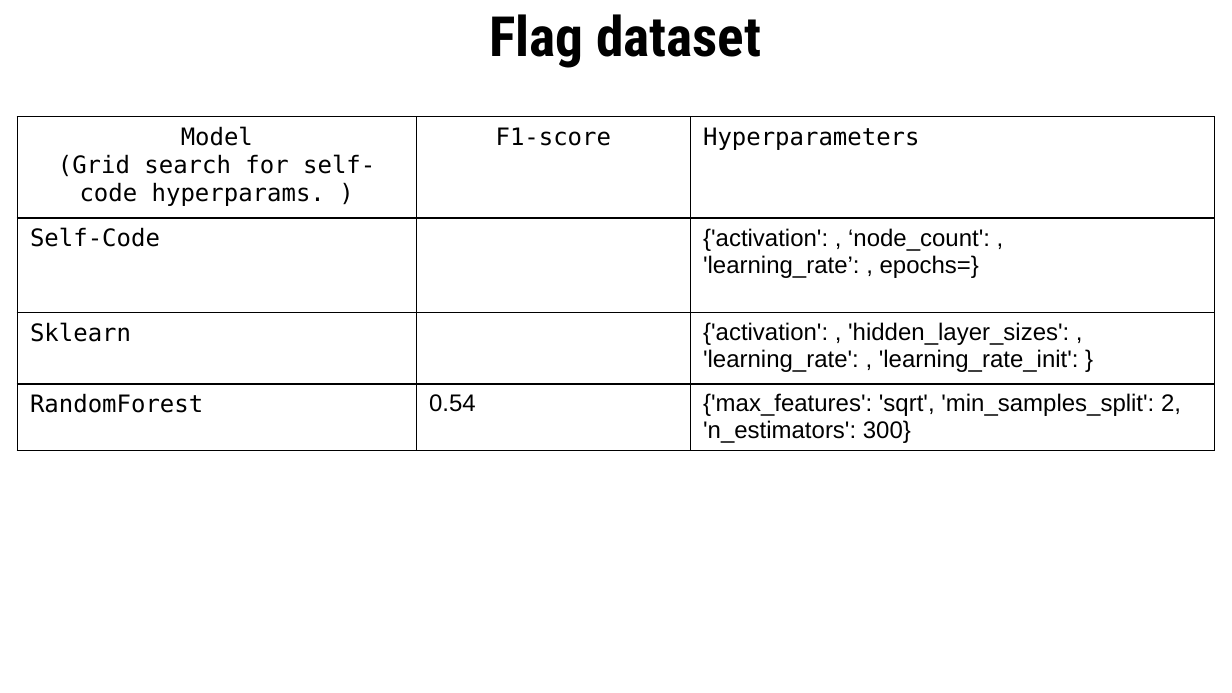
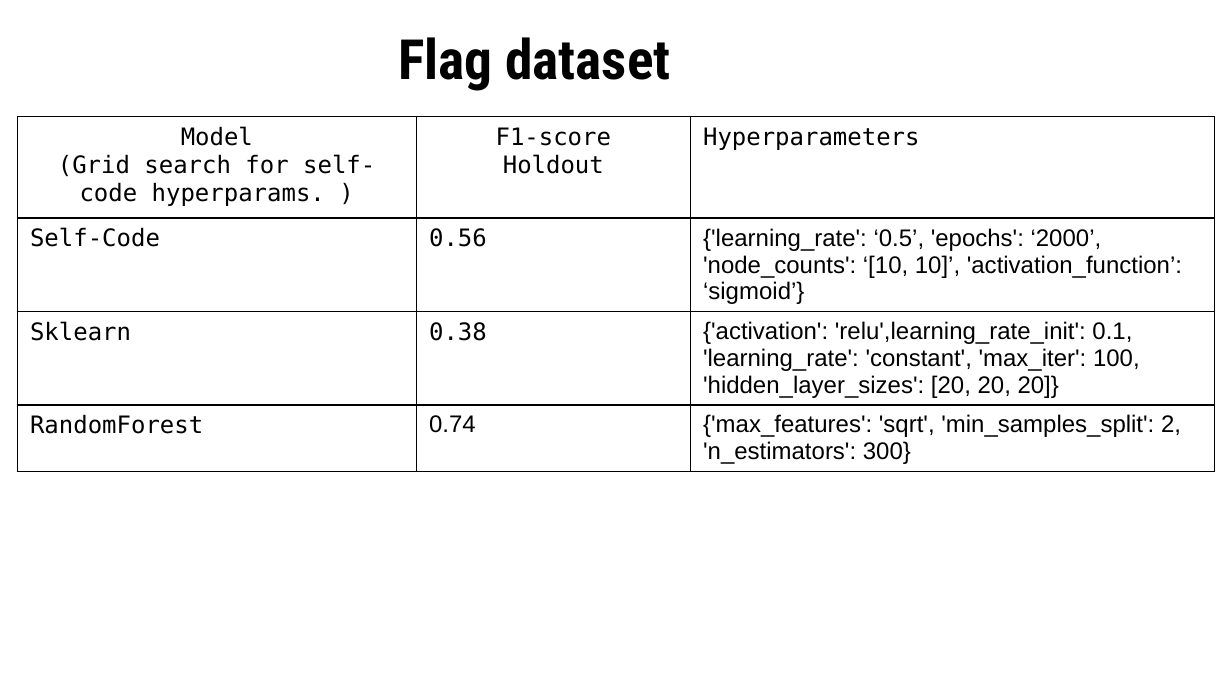
Before and after one commit to vschweitzer/ML_SS_23, a slide deck: slide 10 of src/NN_presentation.pptx. Drawn at 1232x693 pixels with LibreOffice and Linux fonts; fonts in the diff are those of the drawing. Boxes give left, top, right and bottom in pixels: in the first picture for what was removed or moved away, otherwise in the second. Text is boxed around its words. In the diff, an @@ line names an element or a change of style, - is before the commit and + after.

```diff
--- a/src/NN_presentation.pptx
+++ b/src/NN_presentation.pptx
@@ title "Flag dataset" moved from (x1=489, y1=14, x2=761, y2=68) to (x1=398, y1=37, x2=670, y2=91) @@
@@ table at (x1=17, y1=117, x2=1214, y2=487) @@
-row 1, column 2: F1-score
+row 1, column 2: F1-score / Holdout
-row 2, column 2: 
+row 2, column 2: 0.56
-row 2, column 3: {'activation': , ‘node_count': , / 'learning_rate’: , epochs=}
+row 2, column 3: {'learning_rate': ‘0.5’, 'epochs': ‘2000’, 'node_counts': ‘[10, 10]’, 'activation_function’: ‘sigmoid’}
-row 3, column 2: 
+row 3, column 2: 0.38
-row 3, column 3: {'activation': , 'hidden_layer_sizes': , 'learning_rate': , 'learning_rate_init': }
+row 3, column 3: {'activation': 'relu',learning_rate_init': 0.1, 'learning_rate': 'constant', 'max_iter': 100, 'hidden_layer_sizes': [20, 20, 20]}
-row 4, column 2: 0.54
+row 4, column 2: 0.74
```
Also in this commit, not shown: 2 other slides changed.
